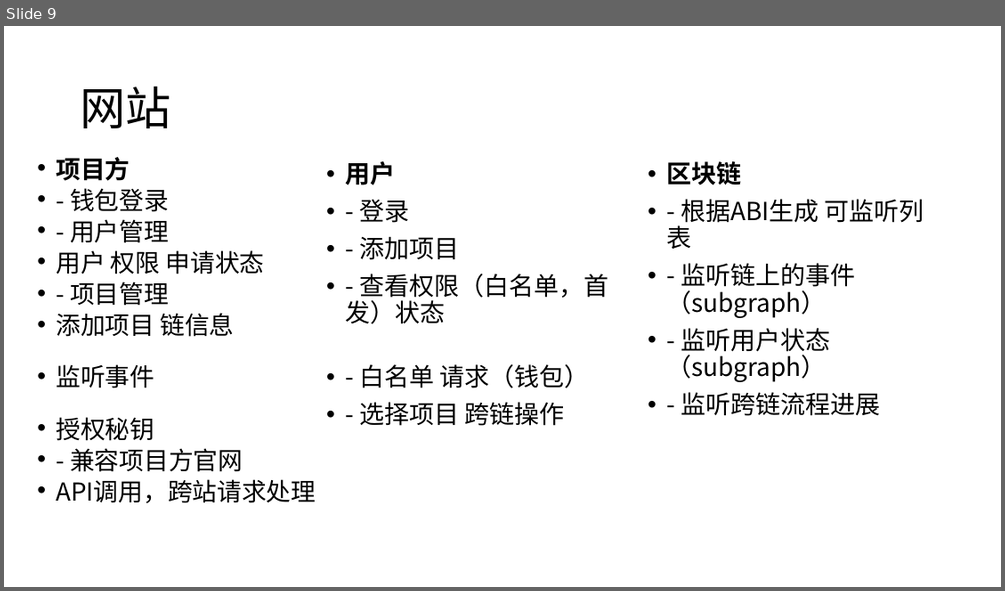
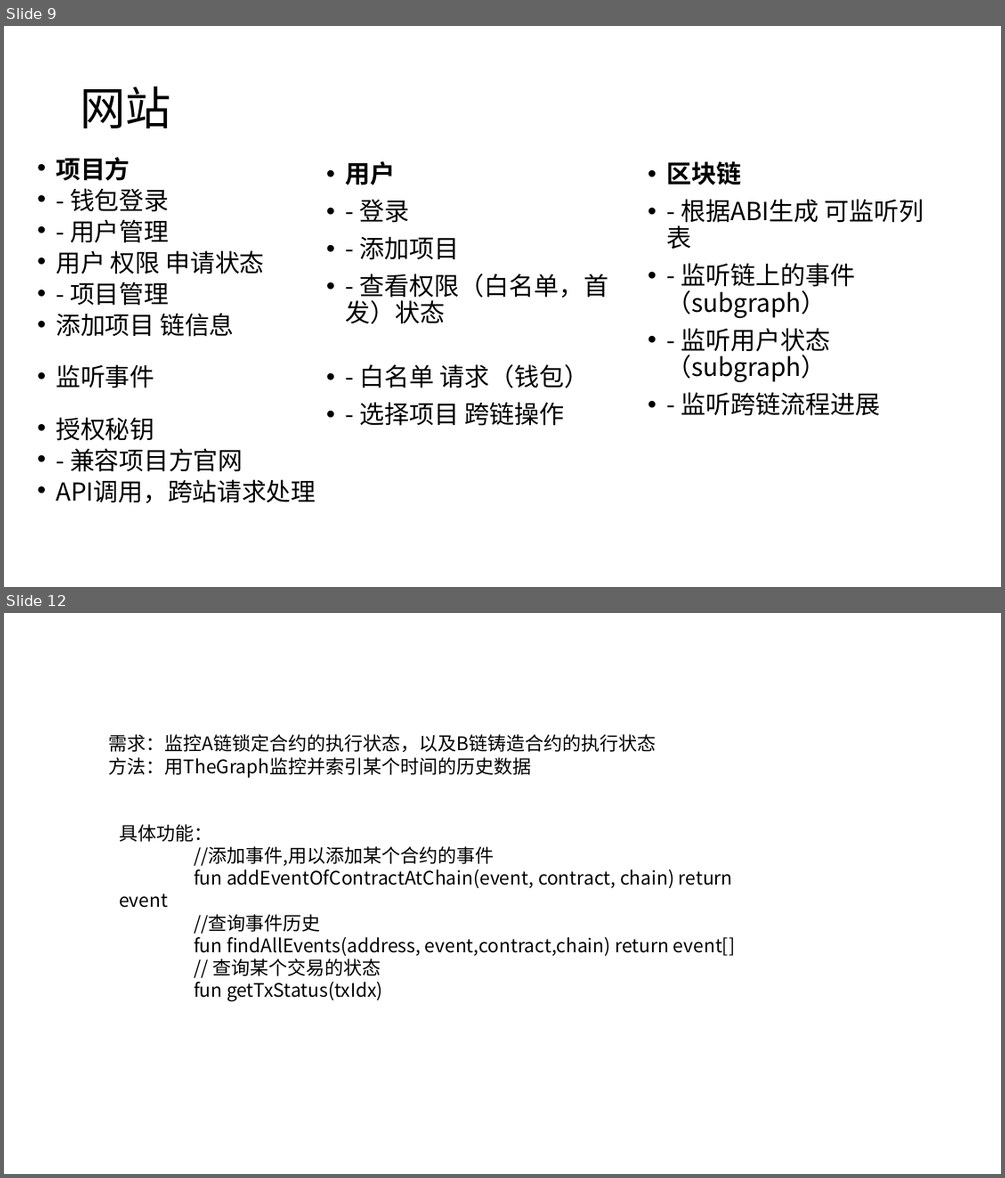
Before and after one commit to liusanchuan/Middleware.web3, a slide deck: doc/Idea.pptx. Shown one above the other, each under a label of ours: slide 9 before the commit, slides 9 and 12 after it; the slides between them are not shown. The pictures are 1005x591 and 1005x1178 pixels, drawn with LibreOffice and Linux fonts; fonts in the diff are those of the drawing. Boxes give left, top, right and bottom in pixels: in the first picture for what was removed or moved away, otherwise in the second. Text is boxed around its words. In the diff, an @@ line names an element or a change of style, - is before the commit and + after.

```diff
--- a/doc/Idea.pptx
+++ b/doc/Idea.pptx
@@ slide 12 added at box(4, 613, 1001, 1174), background #FFFFFF @@
@@ text added at box(109, 734, 656, 778), 18 pt, text #000000 @@
+需求：监控A链锁定合约的执行状态，以及B链铸造合约的执行状态
+方法：用TheGraph监控并索引某个时间的历史数据
@@ text added at box(119, 824, 735, 997), 18 pt, text #000000 @@
+具体功能：
+//添加事件,用以添加某个合约的事件
+fun addEventOfContractAtChain(event, contract, chain) return event
+//查询事件历史
+fun findAllEvents(address, event,contract,chain) return event[]
+// 查询某个交易的状态
+fun getTxStatus(txIdx)
```
Also in this commit, not shown: 1 slide changed, 5 other slides added, 1 slide removed, 1 other file.
